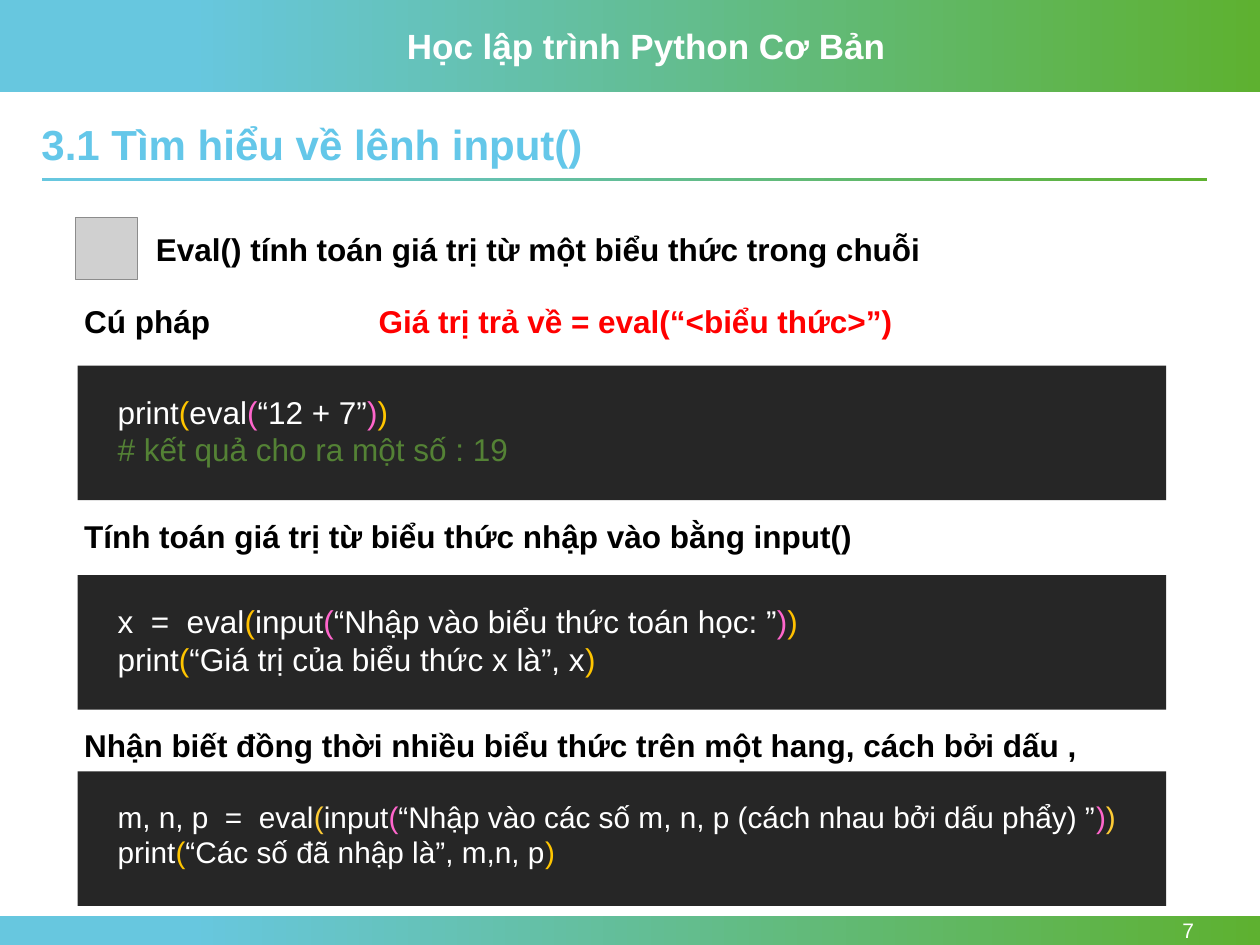
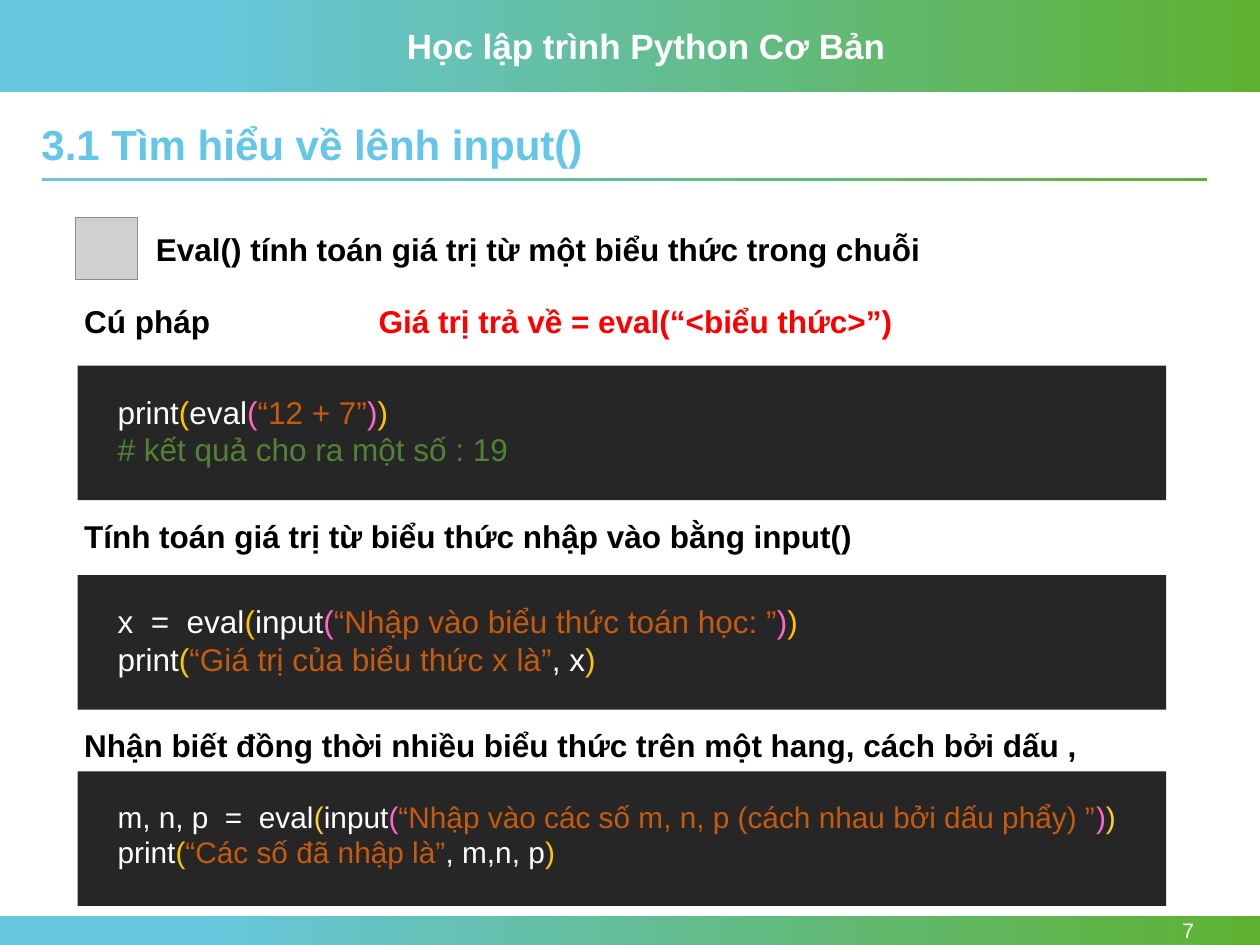
Before and after one commit to nhannn87dn/Learn-Python-Basic, a slide deck: slide 7 of Session-03/Session-03-if-else-and-loops-Python.pptx. Drawn at 1260x945 pixels with LibreOffice and Linux fonts; fonts in the diff are those of the drawing; grey boxes stand for pictures; background and template pictures are left out. Boxes give left, top, right and bottom in pixels: in the first picture for what was removed or moved away, otherwise in the second. Text is boxed around its words. In the diff, an @@ line names an element or a change of style, - is before the commit and + after.

```diff
--- a/Session-03/Session-03-if-else-and-loops-Python.pptx
+++ b/Session-03/Session-03-if-else-and-loops-Python.pptx
@@ text at (118,401,388,430): text colour #FFFFFF to #C55A11 in "print(eval(“12 + 7”))" @@
@@ text "x = eval(input(“Nhập vào biểu ..." at (118,608,757,677): text colour #FFFFFF to #C55A11 in "eval(input(“Nhập vào biểu thức toán học: ”))", "print(“Giá trị của biểu thức x là”," @@
@@ text "m, n, p = eval(input(“Nhập ..." at (118,804,1077,869): text colour #FFFFFF to #C55A11 in "eval(input(“Nhập vào các số m, n, p ...", "print(“Các số đã nhập là”," @@
```
Also in this commit, not shown: 2 slides added, 13 other files.
